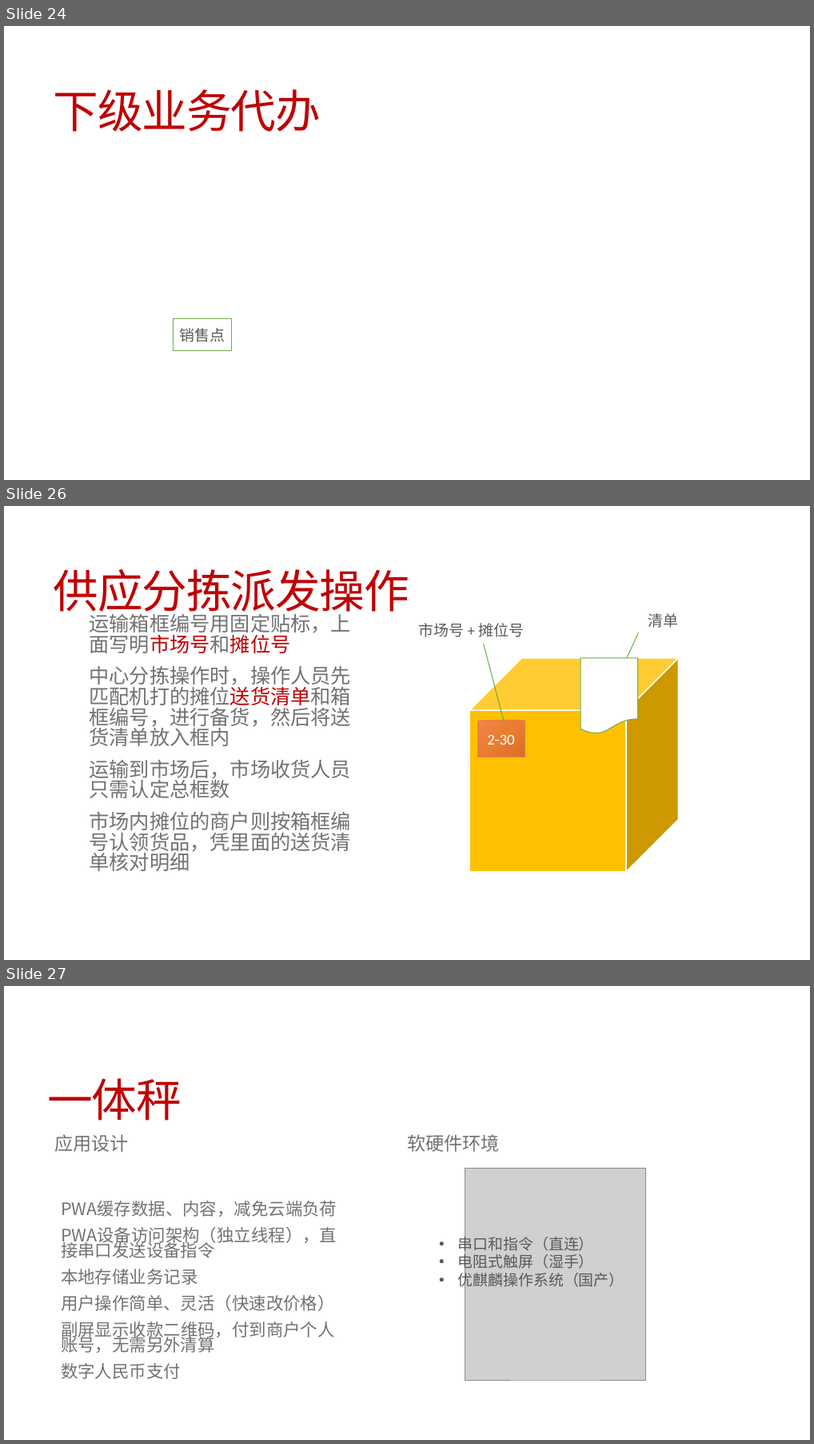
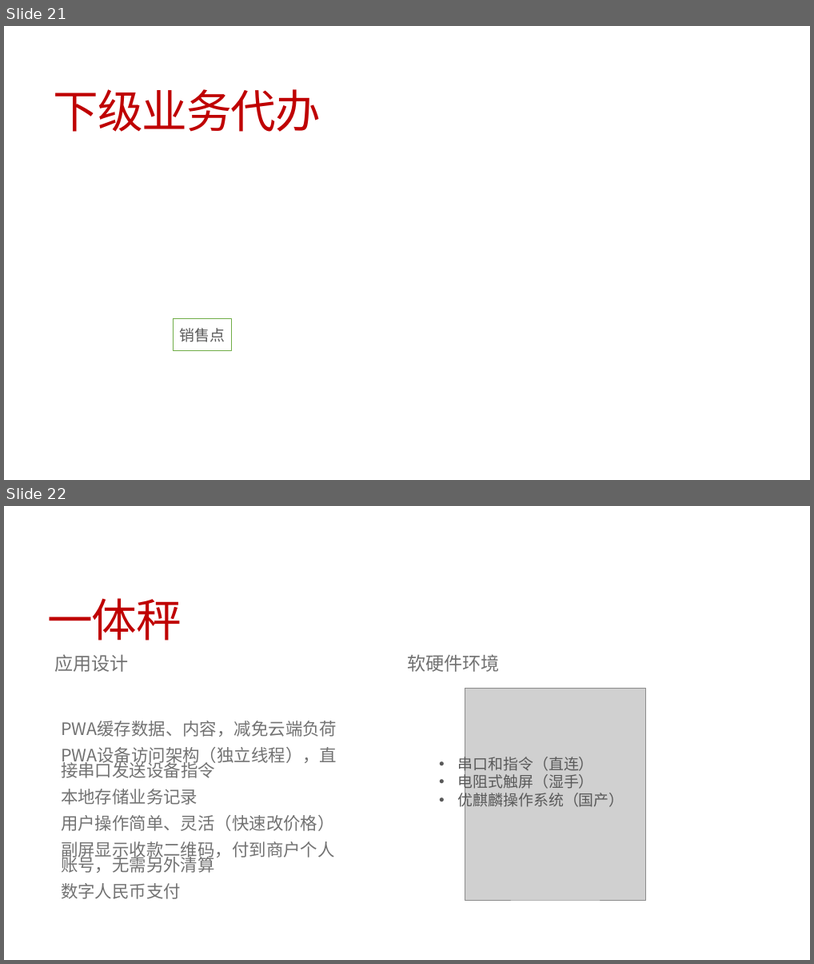
Before and after one commit to jzgi/chainsmart, a slide deck: Docs/品链供销平台.pptx. Shown one above the other, each under a label of ours: slides 24, 26 and 27 before the commit, slides 21 and 22 after it; the slides between them are not shown. The pictures are 814x1444 and 814x964 pixels, drawn with LibreOffice and Linux fonts; fonts in the diff are those of the drawing; grey boxes stand for pictures. Boxes give left, top, right and bottom in pixels: in the first picture for what was removed or moved away, otherwise in the second. Text is boxed around its words. In the diff, an @@ line names an element or a change of style, - is before the commit and + after.

```diff
--- a/Docs/品链供销平台.pptx
+++ b/Docs/品链供销平台.pptx
@@ slide 26 removed at box(4, 506, 810, 960), background #FFFFFF @@
@@ title removed at box(54, 569, 410, 619) @@
-供应分拣派发操作
@@ callout removed at box(616, 600, 712, 641) @@
-清单
@@ text removed at box(89, 610, 351, 871) @@
-  运输箱框编号用固定贴标，上面写明市场号和摊位号
-  中心分拣操作时，操作人员先匹配机打的摊位送货清单和箱框编号，进行备货，然后将送货清单放入框内
-  运输到市场后，市场收货人员只需认定总框数
-  市场内摊位的商户则按箱框编号认领货品，凭里面的送货清单核对明细
@@ callout removed at box(398, 610, 546, 651) @@
-市场号 + 摊位号
@@ cube removed at box(470, 658, 679, 872) @@
@@ flow chart document removed at box(581, 658, 638, 734) @@
@@ rectangle removed at box(478, 720, 525, 756) @@
-2-30
@@ what was slide 24 is now slide 21 @@
@@ what was slide 27 is now slide 22 @@
```
Also in this commit, not shown: 2 slides added, 6 other slides removed, 13 other files.
